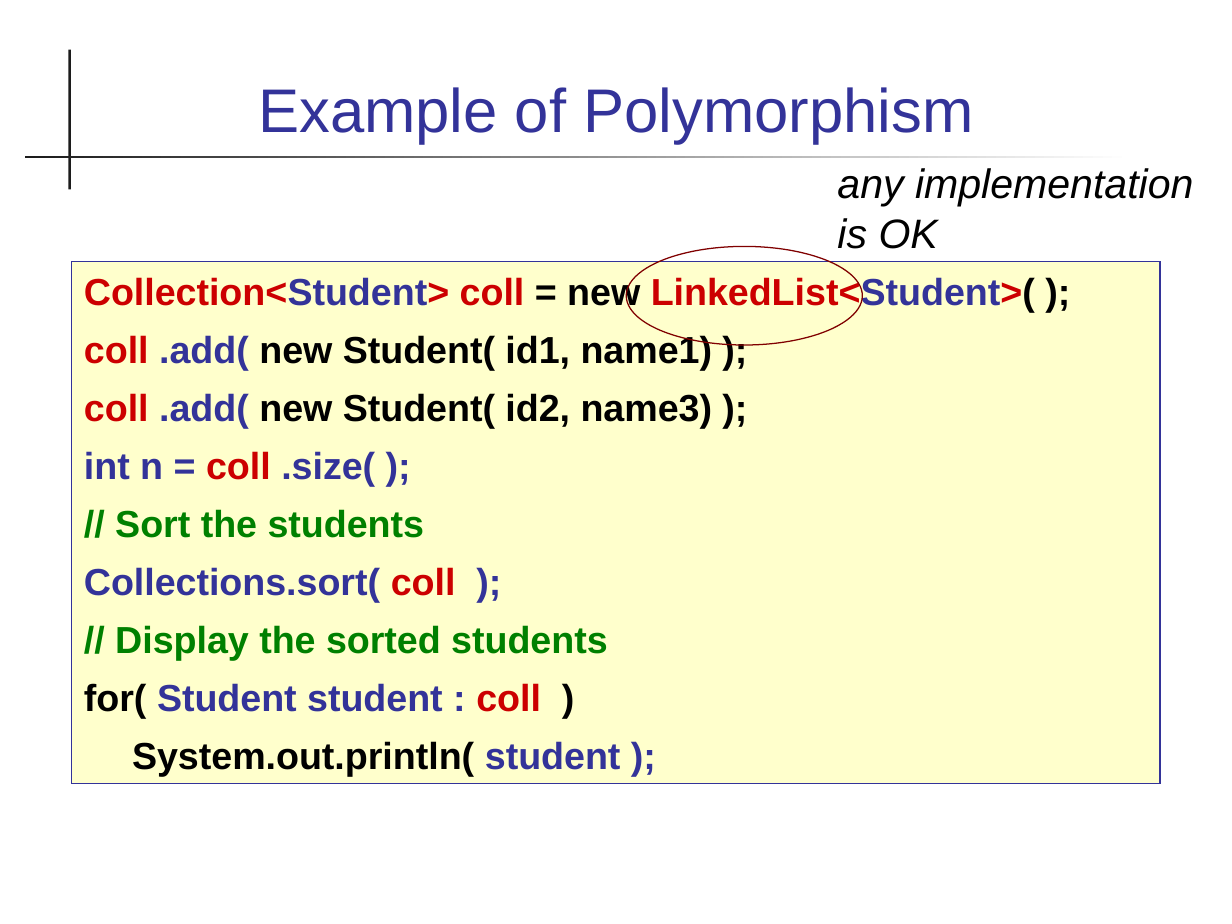
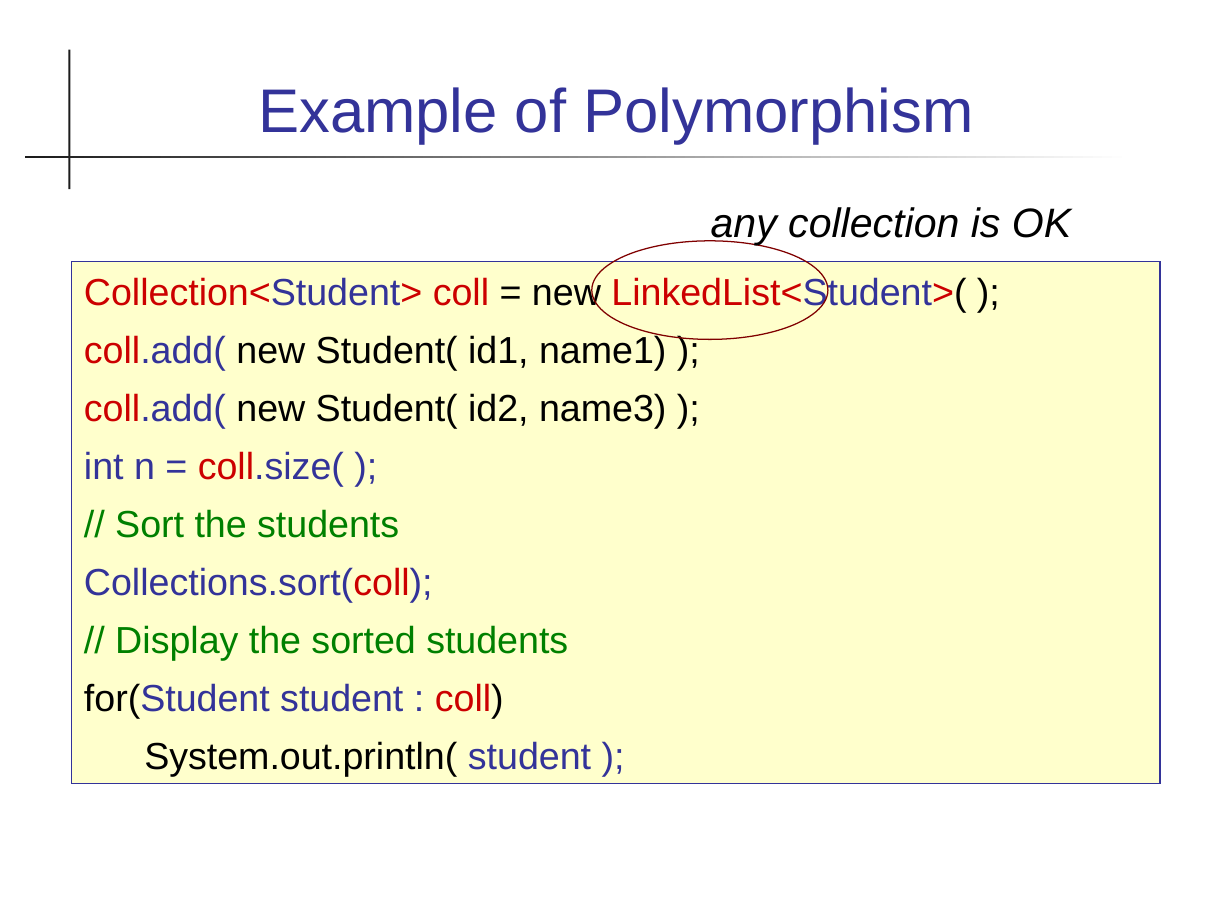
Before and after one commit to skeoop/skeoop.github.io, a slide deck: slide 31 of collections/Collections.ppt (slide 35 before the commit). Drawn at 1232x924 pixels with LibreOffice and Linux fonts; fonts in the diff are those of the drawing. Boxes give left, top, right and bottom in pixels: in the first picture for what was removed or moved away, otherwise in the second. Text is boxed around its words. In the diff, an @@ line names an element or a change of style, - is before the commit and + after.

Commit message:
revise material on collections and iterators

```diff
--- a/collections/Collections.ppt
+++ b/collections/Collections.ppt
@@ text at (x1=711, y1=207, x2=1071, y2=246): text changed @@
-any implementation is OK
+any collection is OK
@@ ellipse moved from (x1=626, y1=246, x2=862, y2=345) to (x1=591, y1=240, x2=828, y2=339) @@
@@ text in rectangle at (x1=84, y1=275, x2=966, y2=776): bold off in "Collection<Student> coll = new LinkedList<Student>( );", "// Sort the students", "// Display the sorted students", "System.out.println( student );" @@
@@ text in rectangle at (x1=84, y1=333, x2=666, y2=486): text changed; bold off @@
-coll .add( new Student( id1, name1) );
-coll .add( new Student( id2, name3) );
-int n = coll .size( );
+coll.add( new Student( id1, name1) );
+coll.add( new Student( id2, name3) );
+int n = coll.size( );
@@ text in rectangle at (x1=84, y1=567, x2=433, y2=602): text changed; bold off @@
-Collections.sort( coll );
+Collections.sort(coll);
@@ text in rectangle at (x1=84, y1=683, x2=504, y2=718): text changed; bold off @@
-for( Student student : coll )
+for(Student student : coll)
```
Also in this commit, not shown: 17 other slides changed, 7 slides removed, 9 other files.
